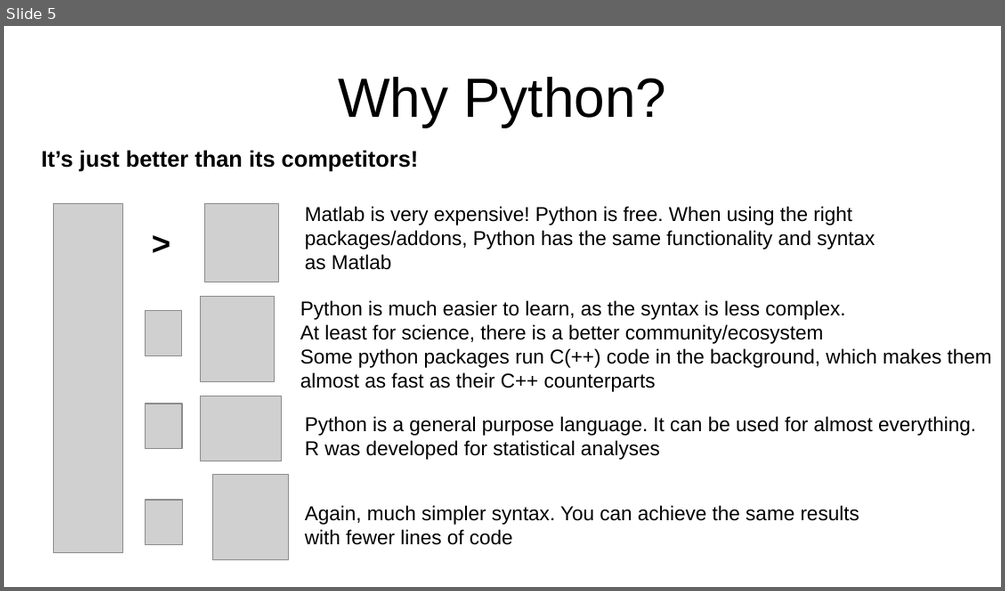
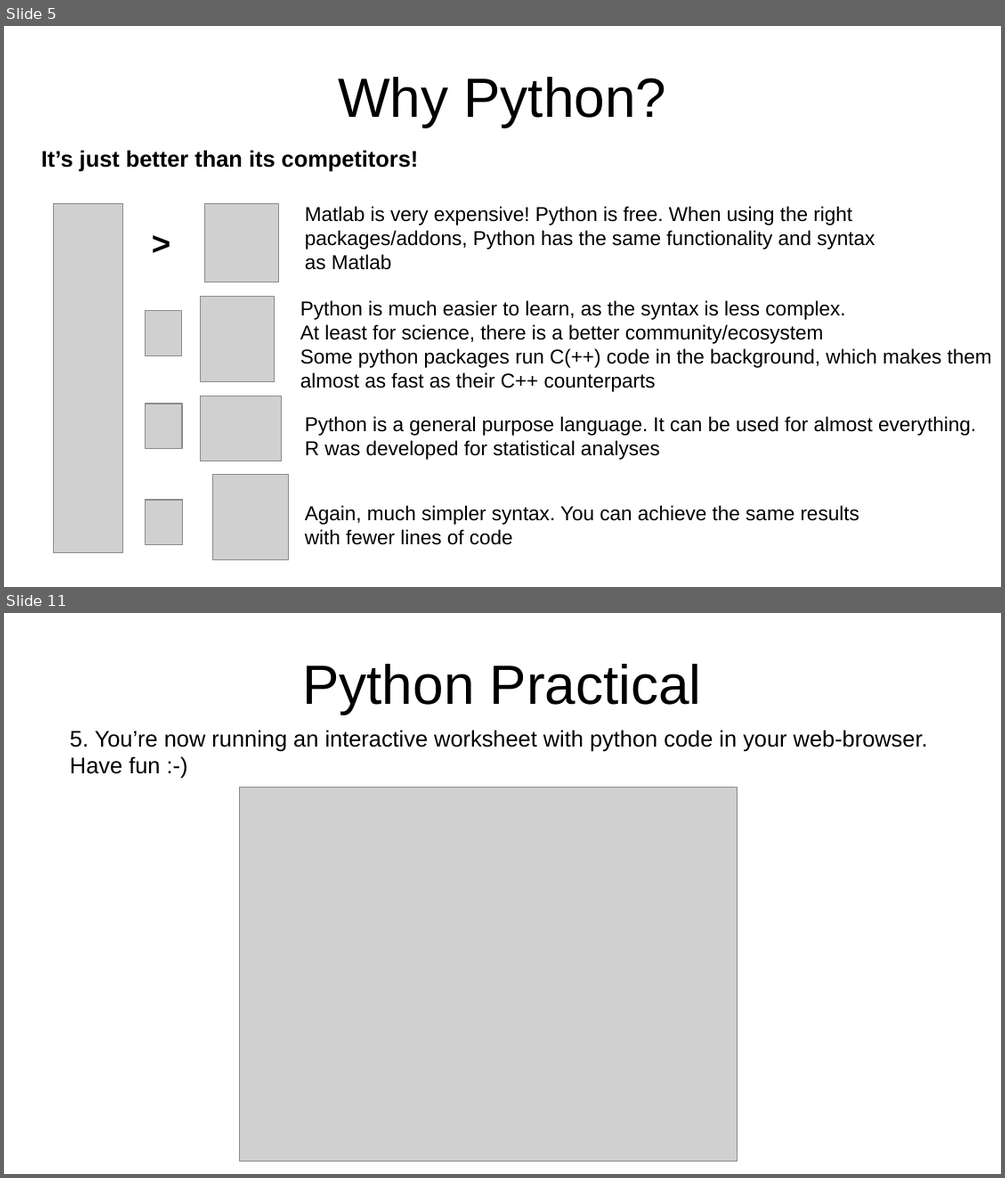
Before and after one commit to TimoFlesch/intro2python, a slide deck: slides.odp. Shown one above the other, each under a label of ours: slide 5 before the commit, slides 5 and 11 after it; the slides between them are not shown. The pictures are 1005x591 and 1005x1178 pixels, drawn with LibreOffice and Linux fonts; fonts in the diff are those of the drawing; grey boxes stand for pictures. Boxes give left, top, right and bottom in pixels: in the first picture for what was removed or moved away, otherwise in the second. Text is boxed around its words. In the diff, an @@ line names an element or a change of style, - is before the commit and + after.

```diff
--- a/slides.odp
+++ b/slides.odp
@@ slide 11 added at (x1=4, y1=613, x2=1001, y2=1174), background #FFFFFF @@
@@ title added at (x1=302, y1=664, x2=702, y2=714), 44 pt, text #000000 @@
+Python Practical
@@ text added at (x1=70, y1=730, x2=928, y2=774), 18 pt, text #000000 @@
+5. You’re now running an interactive worksheet with python code in your web-browser.
+Have fun :-)
@@ picture added at (x1=239, y1=787, x2=737, y2=1161) @@
```
Also in this commit, not shown: 10 other slides added, 1 slide removed, 1 other file.
